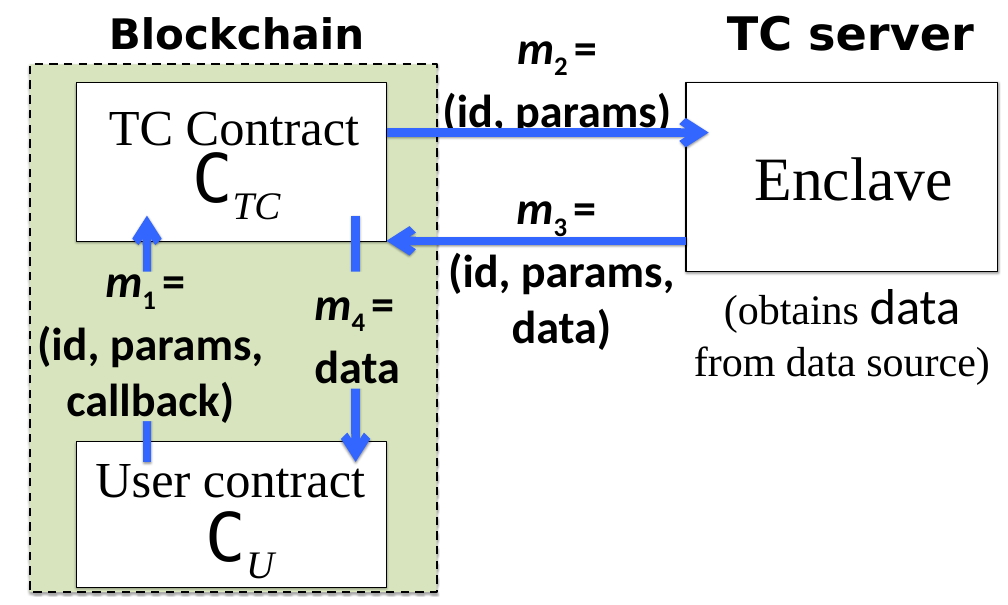
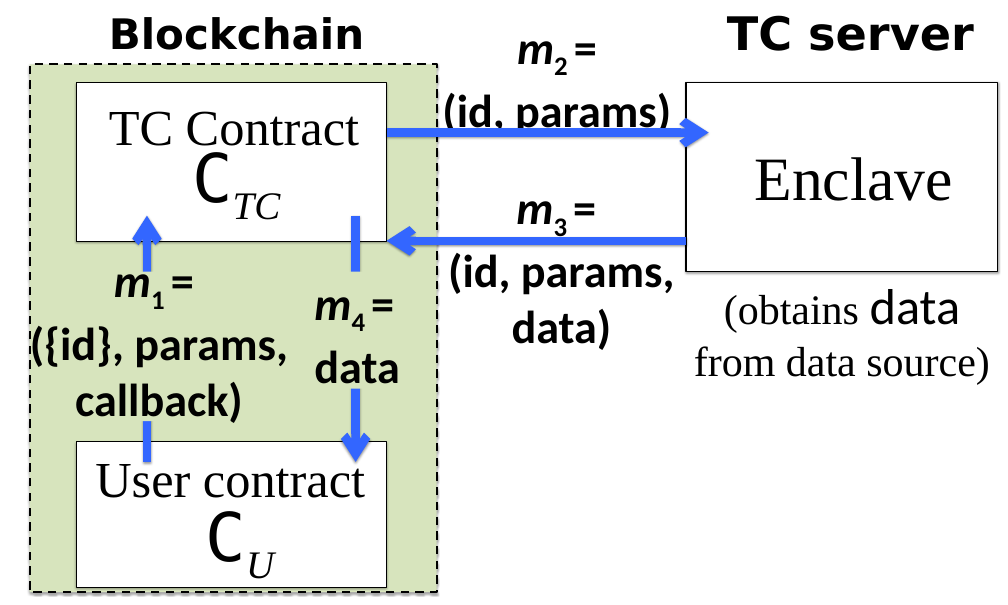
Before and after one commit to bl4ck5un/Town-Crier, a slide deck: slide 1 of writeup/figures/DataflowFig.pptx. Drawn at 1008x605 pixels with LibreOffice and Linux fonts; fonts in the diff are those of the drawing. Boxes give left, top, right and bottom in pixels: in the first picture for what was removed or moved away, otherwise in the second. Text is boxed around its words. In the diff, an @@ line names an element or a change of style, - is before the commit and + after.

```diff
--- a/writeup/figures/DataflowFig.pptx
+++ b/writeup/figures/DataflowFig.pptx
@@ text "m1 =": place and size @@
-text "m1 =" at (37, 326, 264, 427)
+text "m1 =" at (30, 322, 288, 427)
@@ text at (30, 322, 288, 369): text changed @@
-(id, params,
+({id}, params,
```
Also in this commit, not shown: 2 other files.
